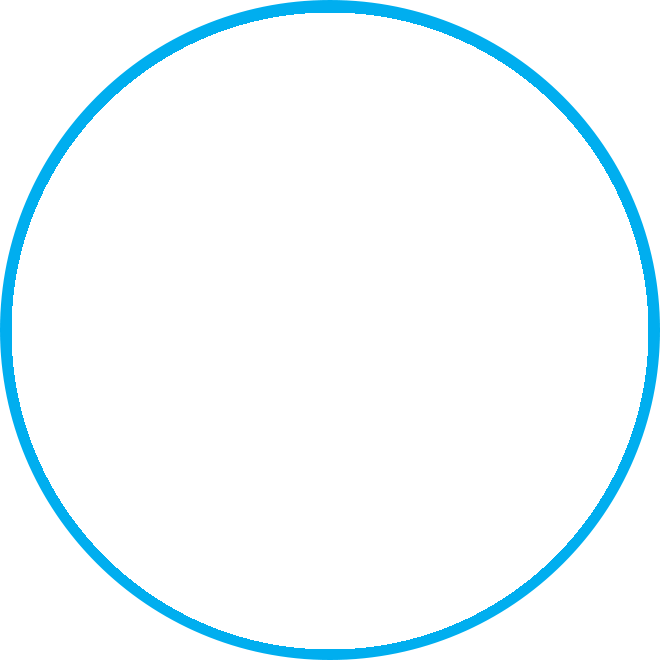
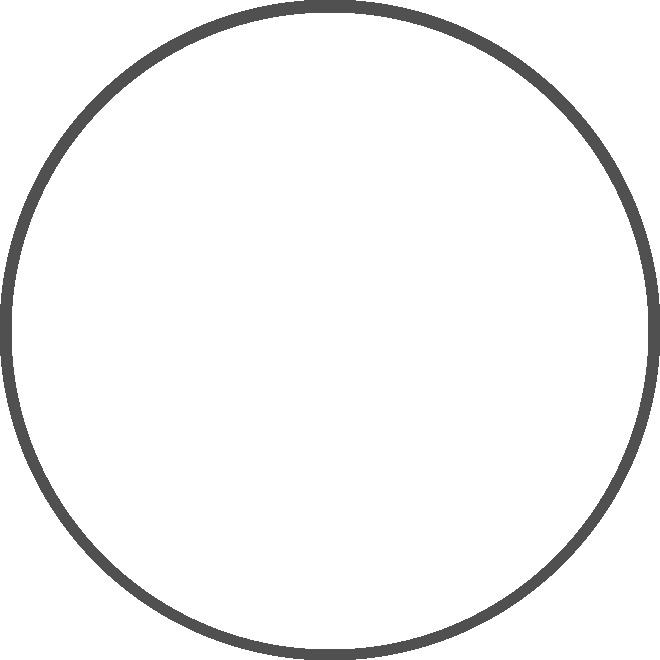
Comparing the layer stacks of the two 660x660 images. Changes:
painted on "Ellipse 2" over box(0, 0, 660, 660)
